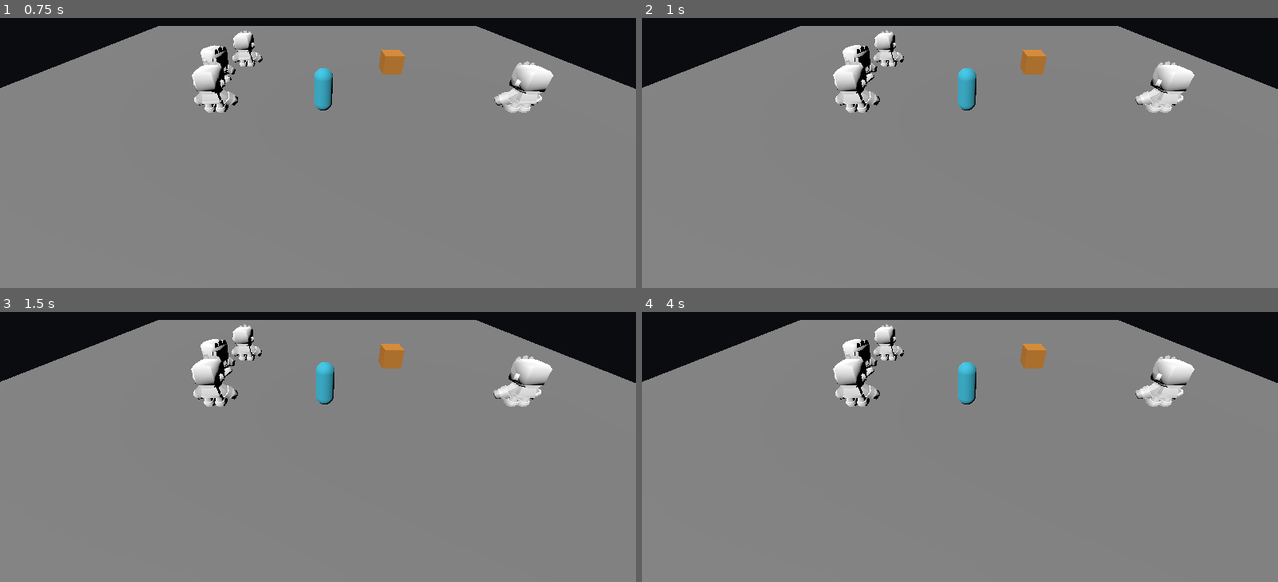
Above: before the commit, frames 1-4 (two rows, left to right).
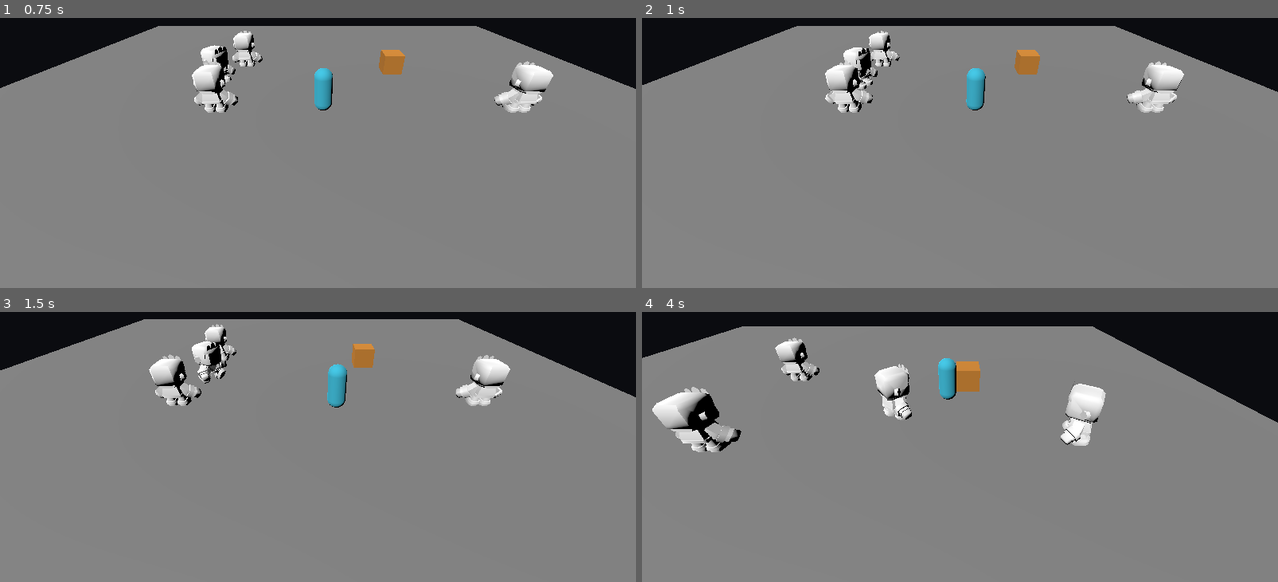
Above: after the commit, the same moments.

Repository: gabrielagudelo777-max/el-inquieto-videojuego
Game: Godot game, scene res://main.tscn
The game is run twice, just before and just after one commit, with the same random seed, the same clock (stepped at 60 frames per second) and the same inputs.
Inputs (mouse positions are in pixels of both pictures, inside the frame that each line leads up to):
- Up to frame 1 (0.75 s): tap Enter (ui_accept) at 0.5, 0.6 s; move the mouse to (457, 90) at 0.52 s; hold D (move_right) from 0.53 s (still down)
- Up to frame 2 (1 s): keep holding D (move_right); tap Enter (ui_accept) at 0.77 s
- Up to frame 3 (1.5 s): tap Enter (ui_accept) at 1.07 s; move the mouse to (190, 420) at 1.27 s; release D (move_right) at 1.28 s; hold S (move_down) from 1.28 s (still down); tap Ctrl (correr) at 1.35 s
- Up to frame 4 (4 s): tap Enter (ui_accept) at 1.52, 1.55, 1.82, 2.3, 3.02, 3.05, 3.32, 3.77, 3.8 s; move the mouse to (1023, 325) at 2.02 s; release S (move_down) at 2.03 s; hold D (move_right) 2.03-2.78 s; tap Shift (dash) at 2.1 s; move the mouse to (928, 474) at 2.77 s; hold W (move_up) 2.78-3.53 s; tap J (disparar) at 2.85 s; move the mouse to (1150, 457) at 3.52 s; hold A (move_left) from 3.53 s (still down); tap R (hacer_ruido) at 3.6 s

Frame 1 is identical in both runs. In frame 2, 3.3% of the frame differs, in the area x 0-100%, y 2-36%; in frame 3, 7.5%; in frame 4, 13%, in the area x 0-100%, y 2-52%.

Commit message:
T10 N3 - Tarea A - reinicio y record

Diff:
--- a/main.tscn
+++ b/main.tscn
@@ -41,6 +41,7 @@
 script = ExtResource("10_partida")
 tiempo_limite = 60.0
 metas = 3
+espera_reinicio = 2.0
 
 [node name="Suelo" type="StaticBody3D" parent="." unique_id=313332717]
 transform = Transform3D(1, 0, 0, 0, 1, 0, 0, 0, 1, 0, -0.1, 0)
--- a/partida.gd
+++ b/partida.gd
@@ -9,25 +9,30 @@
 @export var gana_con_tiempo = false
 # Número de metas que hay que completar para ganar.
 @export var metas = 3
+@export var espera_reinicio = 2.0
+
+static var intentos = 1
+static var mejor = 0.0
 
 
 var estado = Estado.JUGANDO
 var tiempo = 0.0
 var hechas = 0
+var reloj = 0.0
 
 
 func _ready():
 	process_mode = Node.PROCESS_MODE_ALWAYS
 	add_to_group("partida")
 	tiempo = tiempo_limite
+	print("intento ", intentos, " · mejor tiempo ", snappedf(mejor, 0.01))
 
 
 func _physics_process(delta):
-	# Prueba temporal del nivel 2: Enter suma una meta.
-	if Input.is_action_just_pressed("ui_accept"):
-		avisar_meta()
-
 	if estado != Estado.JUGANDO:
+		reloj -= delta
+		if reloj <= 0.001:
+			reiniciar()
 		return
 
 	tiempo = maxf(tiempo - delta, 0.0)
@@ -66,3 +71,14 @@
 		" (", motivo, ")"
 	)
 	get_tree().paused = true
+	reloj = espera_reinicio
+	var usado = tiempo_limite - tiempo
+	if estado == Estado.GANO and (mejor == 0.0 or usado < mejor):
+		mejor = usado
+
+
+func reiniciar():
+	intentos += 1
+	# Se quita la pausa antes de crear de nuevo la escena.
+	get_tree().paused = false
+	get_tree().reload_current_scene()
